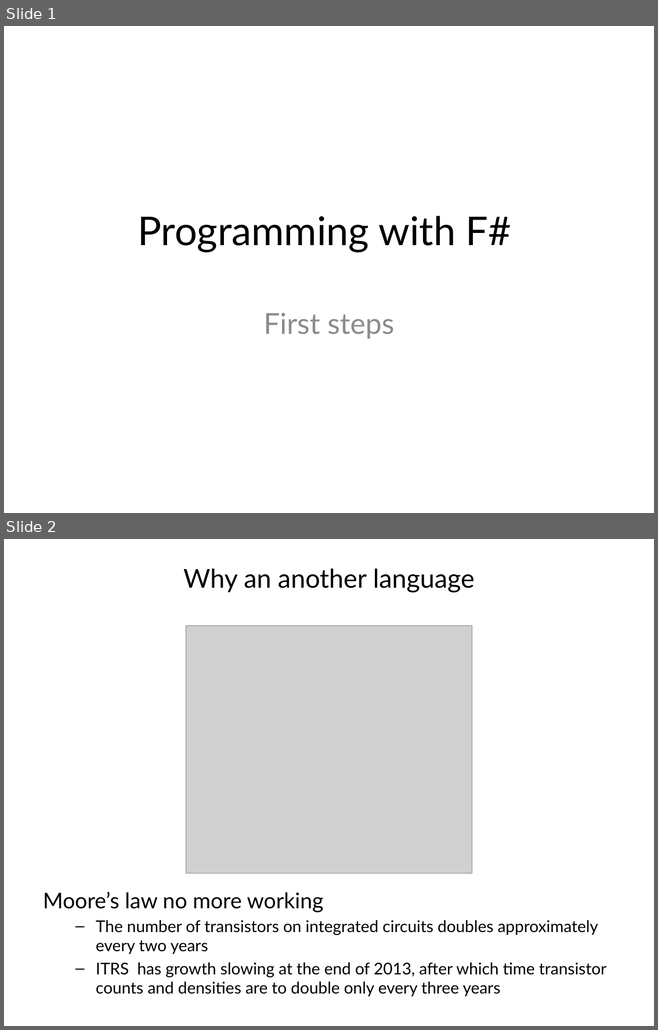
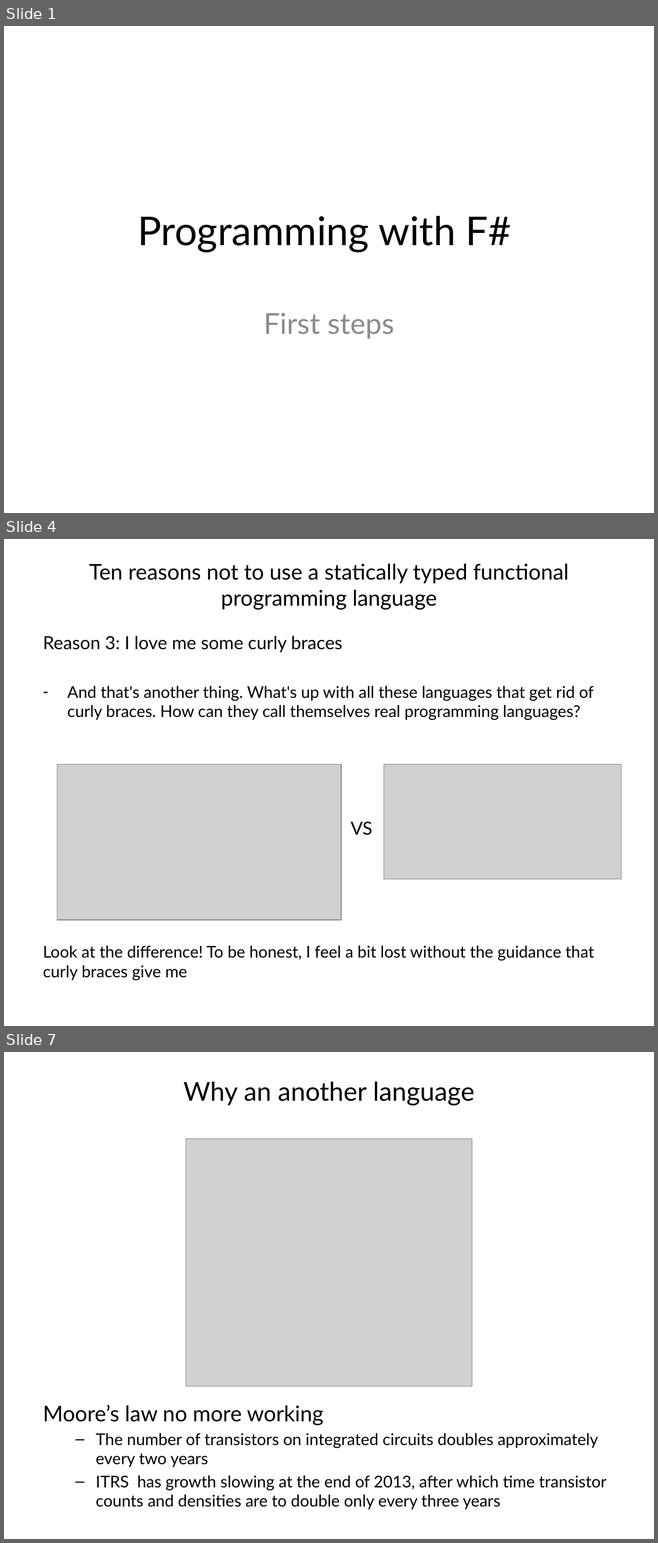
Before and after one commit to vba/presentations, a slide deck: fsharp/part1/presentation.pptx. Shown one above the other, each under a label of ours: slides 1 and 2 before the commit, slides 1, 4 and 7 after it; the slides between them are not shown. The pictures are 658x1030 and 658x1543 pixels, drawn with LibreOffice and Linux fonts; fonts in the diff are those of the drawing; grey boxes stand for pictures. Boxes give left, top, right and bottom in pixels: in the first picture for what was removed or moved away, otherwise in the second. Text is boxed around its words. In the diff, an @@ line names an element or a change of style, - is before the commit and + after.

Commit message:
[fsharp] Starto to add ten reasons to the pptx

```diff
--- a/fsharp/part1/presentation.pptx
+++ b/fsharp/part1/presentation.pptx
@@ slide 4 added at [4, 539, 654, 1026], background #FFFFFF @@
@@ title added at [89, 563, 568, 610], 24 pt, text #000000 @@
+Ten reasons not to use a statically typed functional programming language
@@ text added at [43, 636, 593, 720], 18 pt, text #000000 @@
+Reason 3: I love me some curly braces
+– And that's another thing. What's up with all these languages that get rid of curly braces. How can they call themselves real programming languages?
@@ picture added at [57, 765, 341, 920] @@
@@ picture added at [383, 765, 621, 879] @@
@@ text added at [350, 821, 372, 835], 20 pt, text #000000 @@
+VS
@@ text added at [43, 946, 593, 980], 18 pt, text #000000 @@
+Look at the difference! To be honest, I feel a bit lost without the guidance that curly braces give me
@@ what was slide 2 is now slide 7 @@
```
Also in this commit, not shown: 2 slides changed, 5 other slides added, 1 slide removed, 1 other file.
